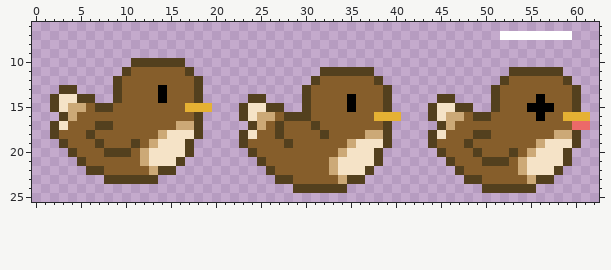
Pixel-art sprite, stored at Assets/Sprites2/Bird.png. Above, as it was before the edit.
The file is 64x32 pixels. Shown: x 0..62, y 6..25. The old version is drawn lined up with the new one.
Now the later version:
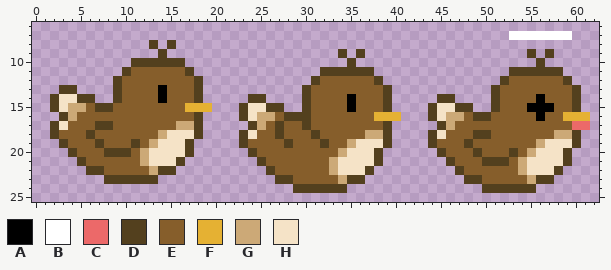
Palette (. is transparent): A #000000  B #ffffff  C #ec6969  D #53401e  E #865e2b  F #e5b133  G #cca977  H #f5e3c7
Difference:
drawings rearranged on the sheet (the old picture shows each at its new place)
@@ x 0..62 @@
  6 ...............................................................
- 7 ....................................................BBBBBBBB...
- 8 ...............................................................
- 9 ...............................................................
-10 ...........DDDDDD..............................................
+ 7 .....................................................BBBBBBB...
+ 8 .............D.D...............................................
+ 9 ..............D...................D.D..................D.D.....
+10 ...........DDDDDD..................D....................D......
 11 ..........DEEEEEED..............DDDDDD...............DDDDDD....
@@ x 28..34 @@
 16 DDDEEEE
-17 EEEDEEE
-18 EEEEDEE
-19 DEEEEEE
+17 EEDEEEE
+18 EEEDEEE
+19 DEEEDEE
 20 EEEEEEG
Changed places in both pictures, as pixel boxes (x1, y1, x2, y2):
changed: (500, 31, 554, 67)
added: (149, 40, 176, 58)
added: (338, 49, 365, 67)
changed: (302, 121, 329, 148)
